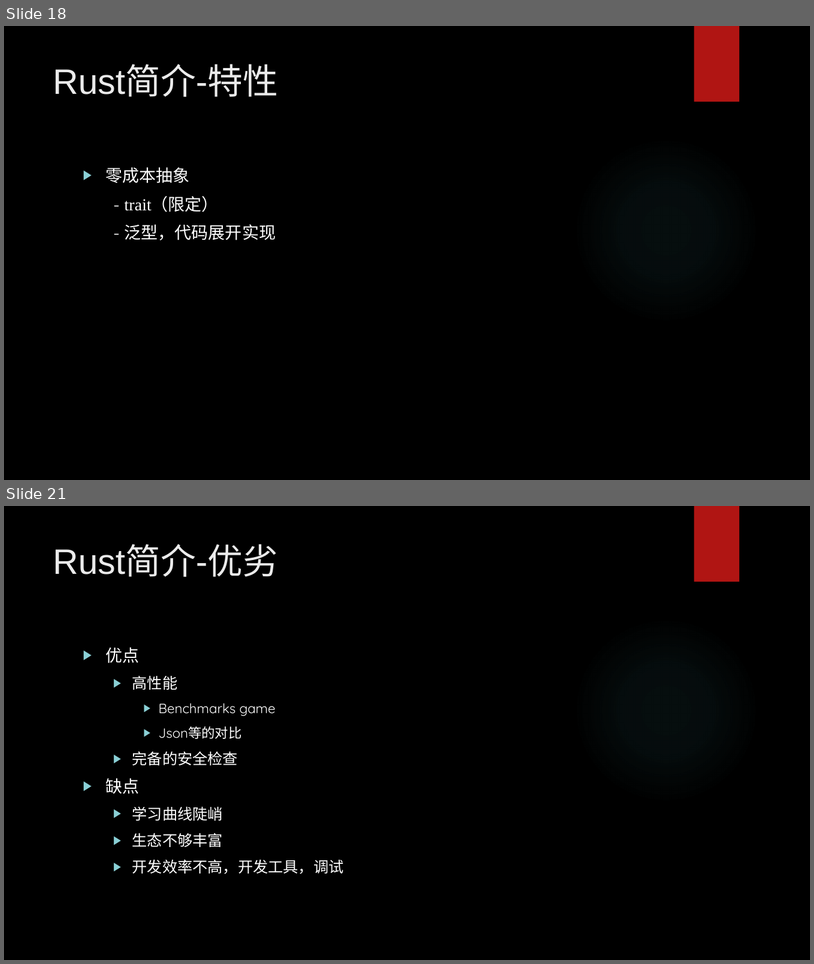
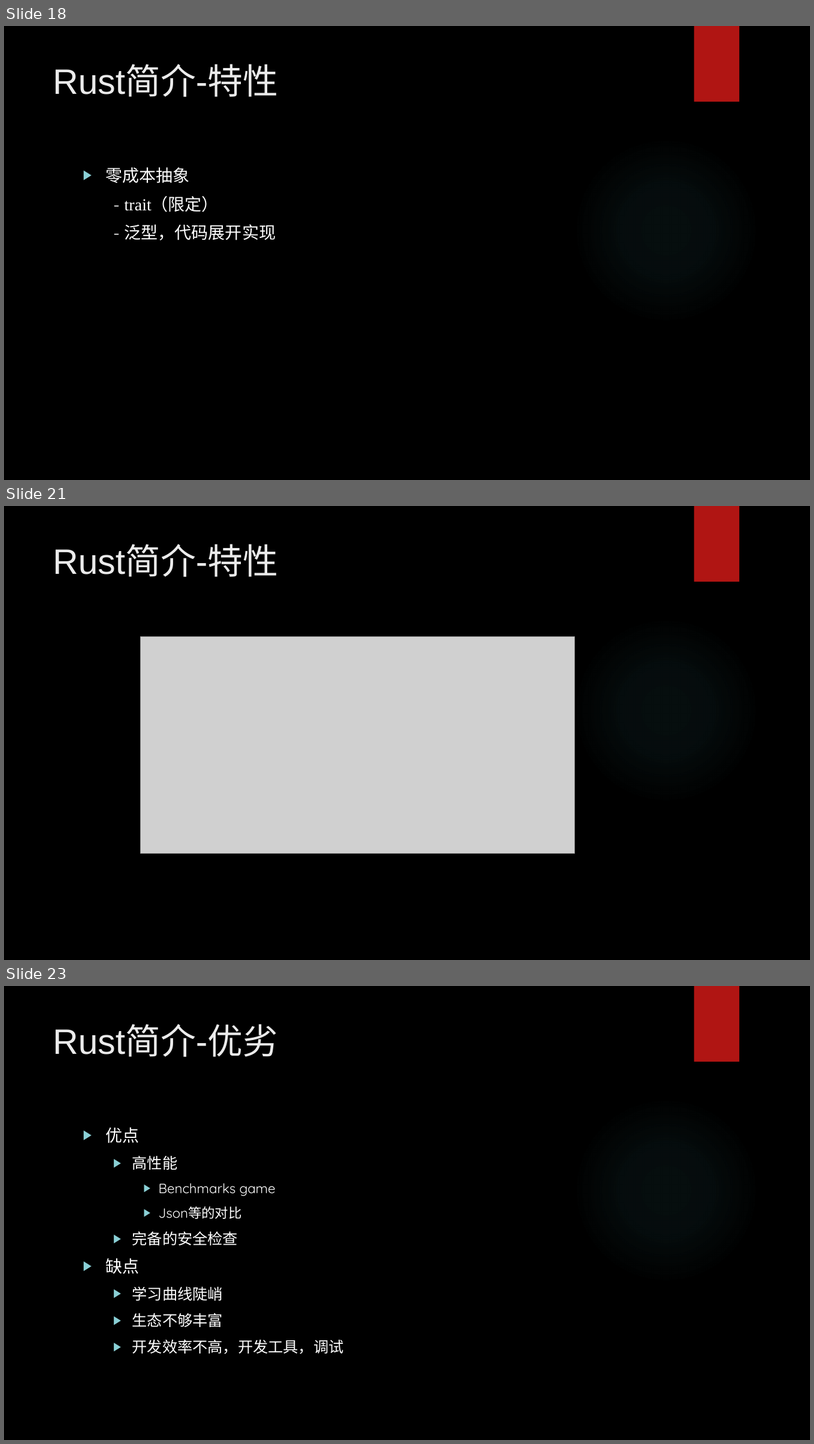
Before and after one commit to hengli-coder/rust_learning, a slide deck: Rust调研.pptx. Shown one above the other, each under a label of ours: slides 18 and 21 before the commit, slides 18, 21 and 23 after it; the slides between them are not shown. The pictures are 814x964 and 814x1444 pixels, drawn with LibreOffice and Linux fonts; fonts in the diff are those of the drawing; grey boxes stand for pictures; background and template pictures are left out. Boxes give left, top, right and bottom in pixels: in the first picture for what was removed or moved away, otherwise in the second. Text is boxed around its words. In the diff, an @@ line names an element or a change of style, - is before the commit and + after.

```diff
--- a/Rust调研.pptx
+++ b/Rust调研.pptx
@@ slide 21 added at (4,506,810,960), background picture (left out); not listed: 2 template elements that a slide beside it also shows @@
@@ title added at (53,546,278,577), 42 pt, text #EBEBEB @@
+Rust简介-特性
@@ picture added at (141,637,575,853) @@
@@ what was slide 21 is now slide 23 @@
```
Also in this commit, not shown: 1 slide changed, 2 other slides added, 2 slides removed, 1 other file.
